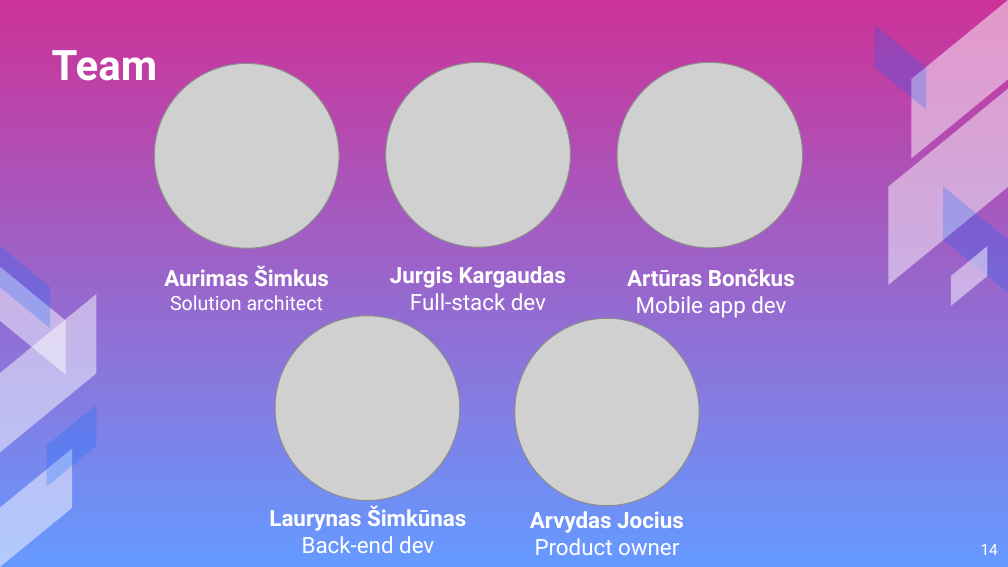
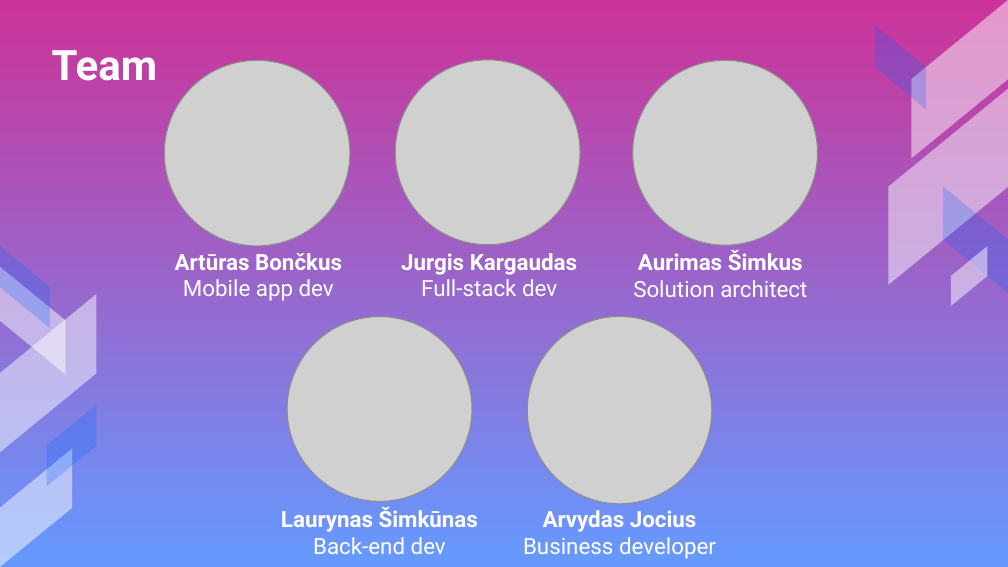
Before and after one commit to superhp/restaurant-as-a-service, a slide deck: slide 15 of PitchWaiterless.pptx (slide 14 before the commit). Drawn at 1008x567 pixels with LibreOffice and Linux fonts; fonts in the diff are those of the drawing; grey boxes stand for pictures. Boxes give left, top, right and bottom in pixels: in the first picture for what was removed or moved away, otherwise in the second. Text is boxed around its words. In the diff, an @@ line names an element or a change of style, - is before the commit and + after.

```diff
--- a/PitchWaiterless.pptx
+++ b/PitchWaiterless.pptx
@@ picture: place and size @@
-picture at [386, 62, 571, 247]
+picture at [395, 59, 580, 244]
@@ picture: place and size @@
-picture at [617, 62, 802, 248]
+picture at [164, 60, 350, 246]
@@ picture: place and size @@
-picture at [154, 64, 339, 248]
+picture at [633, 60, 817, 245]
@@ text "Artūras Bončkus Mobile app dev": place and size @@
-text "Artūras Bončkus Mobile app dev" at [627, 269, 795, 318]
+text "Artūras Bončkus Mobile app dev" at [175, 253, 342, 301]
@@ text "Jurgis Kargaudas Full-stack dev": place and size @@
-text "Jurgis Kargaudas Full-stack dev" at [390, 266, 566, 310]
+text "Jurgis Kargaudas Full-stack dev" at [401, 253, 577, 296]
@@ text "Aurimas Šimkus Solution architect": place and size @@
-text "Aurimas Šimkus Solution architect" at [164, 266, 329, 310]
+text "Aurimas Šimkus Solution architect" at [633, 250, 807, 297]
@@ text "Aurimas Šimkus Solution architect" at [633, 250, 807, 297]: size 14 to 16 pt in "Solution architect" @@
@@ 2 pictures, 1 text: place and size @@
-2 pictures, 1 text at [269, 316, 700, 553]
+2 pictures, 1 text at [281, 317, 712, 554]
@@ text at [523, 510, 716, 559]: text changed; bold off @@
-Arvydas Jocius
-Product owner
+Arvydas Jocius
+Business developer
@@ page number removed at [981, 544, 998, 555] @@
-14
```
Also in this commit, not shown: 20 other slides changed, 2 slides added, 1 slide removed, 1 other file.
